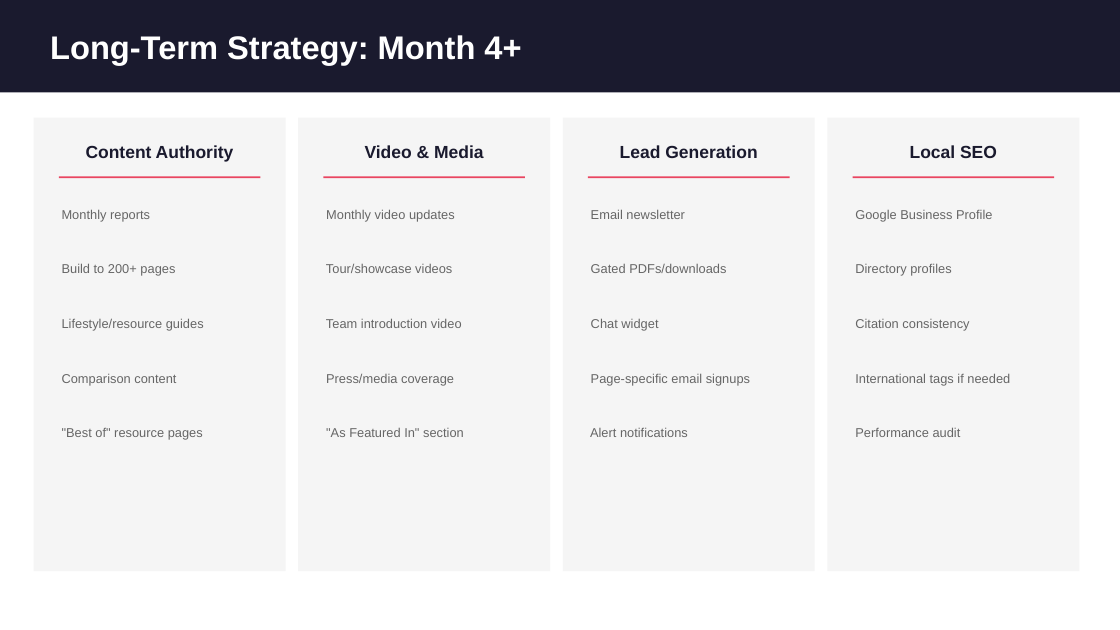
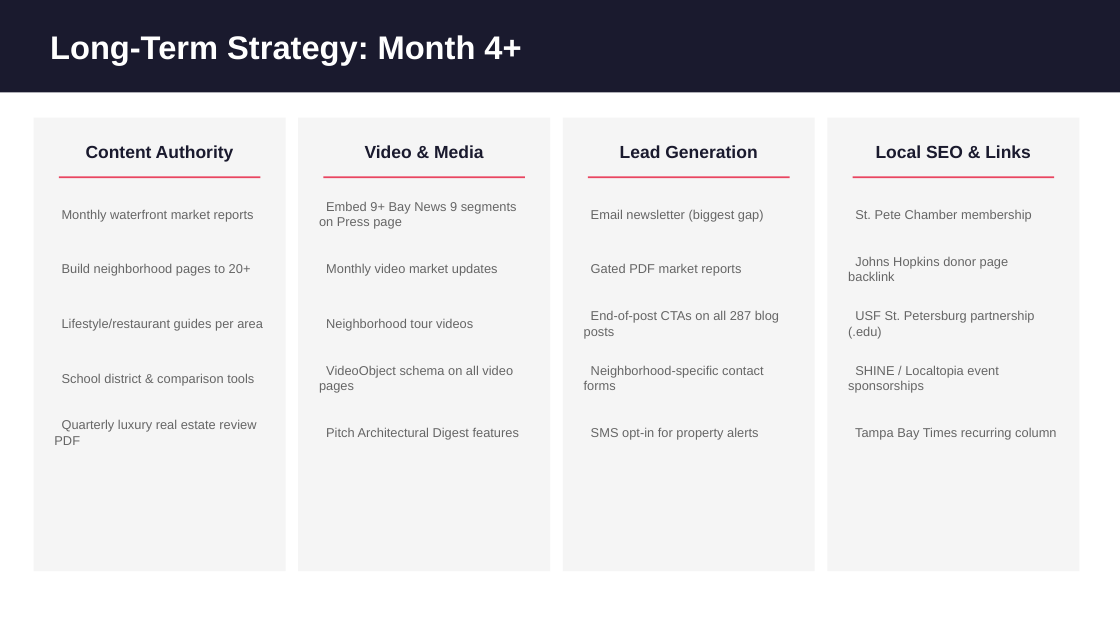
Before and after one commit to tastyppc-marketing/site-audit, a slide deck: slide 13 of clients/liane-jamason/seo/reports/SEO-Audit-Presentation.pptx. Drawn at 1120x630 pixels with LibreOffice and Linux fonts; fonts in the diff are those of the drawing. Boxes give left, top, right and bottom in pixels: in the first picture for what was removed or moved away, otherwise in the second. Text is boxed around its words. In the diff, an @@ line names an element or a change of style, - is before the commit and + after.

```diff
--- a/clients/liane-jamason/seo/reports/SEO-Audit-Presentation.pptx
+++ b/clients/liane-jamason/seo/reports/SEO-Audit-Presentation.pptx
@@ text at [876,145,1031,158]: text changed @@
-Local SEO
+Local SEO & Links
@@ text at [62,209,254,222]: text changed @@
-Monthly reports
+Monthly waterfront market reports
@@ text at [319,202,517,229]: text changed @@
-Monthly video updates
+Embed 9+ Bay News 9 segments on Press page
@@ text at [591,209,764,222]: text changed @@
-Email newsletter
+Email newsletter (biggest gap)
@@ text at [855,210,1032,222]: text changed @@
-Google Business Profile
+St. Pete Chamber membership
@@ text at [62,263,251,276]: text changed @@
-Build to 200+ pages
+Build neighborhood pages to 20+
@@ text at [326,263,498,276]: text changed @@
-Tour/showcase videos
+Monthly video market updates
@@ text at [591,264,741,276]: text changed @@
-Gated PDFs/downloads
+Gated PDF market reports
@@ text at [848,256,1009,281]: text changed @@
-Directory profiles
+Johns Hopkins donor page backlink
@@ text at [62,318,263,331]: text changed @@
-Lifestyle/resource guides
+Lifestyle/restaurant guides per area
@@ text at [326,318,473,331]: text changed @@
-Team introduction video
+Neighborhood tour videos
@@ text at [584,311,779,339]: text changed @@
-Chat widget
+End-of-post CTAs on all 287 blog posts
@@ text at [848,310,1034,339]: text changed @@
-Citation consistency
+USF St. Petersburg partnership (.edu)
@@ text at [62,373,254,385]: text changed @@
-Comparison content
+School district & comparison tools
@@ text at [319,365,513,393]: text changed @@
-Press/media coverage
+VideoObject schema on all video pages
@@ text at [584,365,763,390]: text changed @@
-Page-specific email signups
+Neighborhood-specific contact forms
@@ text at [848,365,998,393]: text changed @@
-International tags if needed
+SHINE / Localtopia event sponsorships
@@ text at [54,419,256,445]: text changed @@
-"Best of" resource pages
+Quarterly luxury real estate review PDF
@@ text at [326,427,519,440]: text changed @@
-"As Featured In" section
+Pitch Architectural Digest features
@@ text at [591,428,758,440]: text changed @@
-Alert notifications
+SMS opt-in for property alerts
@@ text at [855,427,1056,440]: text changed @@
-Performance audit
+Tampa Bay Times recurring column
```
Also in this commit, not shown: 14 other slides changed, 4 other files.
